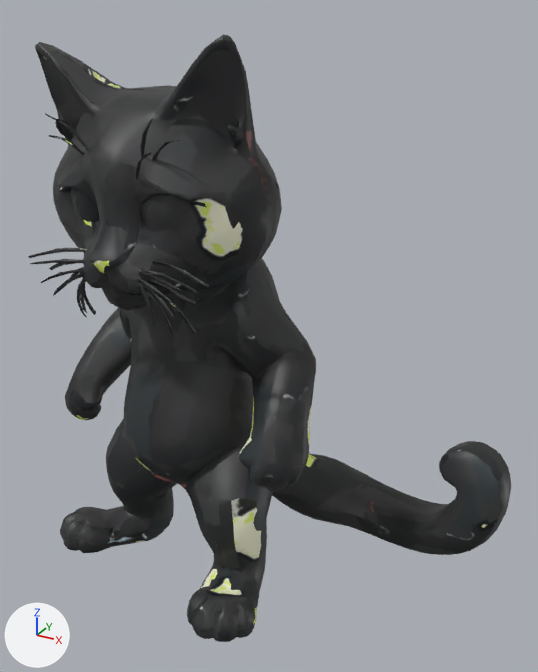
The glTF model assets/models/hero.glb, before and after one commit.
Rendered twice from a 50 mm camera at (1.053, -1.508, 1.495) aimed at (0.22, 0.005, 0.739). The lights are fixed; the arrows at lower left show +X, +Y and +Z. The older version comes first. Vertices at exactly the same position are counted once.

In view in the first picture: 'hero'.
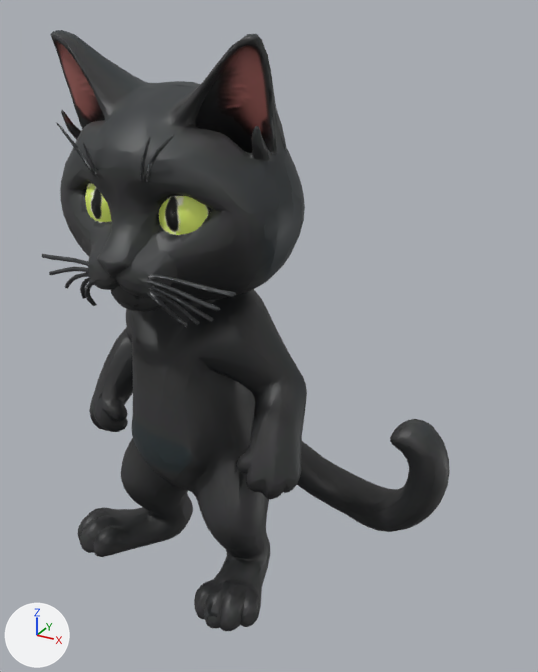
Location of each change, [x1, y1, x2, y2] in pixels of the pictures (538 x 672 px):
'hero', reshaped (15% narrower): before [28, 34, 511, 642]; after [41, 30, 450, 631]
part 1 of me_mesh_0, rebuilt (15% narrower): before [28, 34, 511, 642]; after [41, 30, 450, 631]
part 2 of me_mesh_0, added (mostly hidden): after [67, 44, 445, 625]
part 3 of me_mesh_0, deleted (mostly hidden): before [49, 117, 445, 508]

What changed in the scene script:
```text
Change me_mesh_0:
    used by ob_hero; location = (0.0, 0.0, 0.0)
    remove me_mesh_0.from_pydata(...)  # 23396 vertices, 29929 faces; spans x -0.369..0.815, y -0.41..0.41, z 0.0..1.45
    add me_mesh_0.from_pydata(...)  # 21326 vertices, 29997 faces; spans x -0.341..0.662, y -0.331..0.331, z 0.0..1.45
    me_mesh_0 part 1: the loose piece of 18558 vertices spanning x -0.369..0.815, y -0.41..0.41, z 0.0..1.45 is rebuilt with 10256 vertices and now spans x -0.341..0.662, y -0.331..0.331, z 0.0..1.45
    me_mesh_0 part 2: a new loose piece of 11058 vertices spanning x -0.336..0.657, y -0.326..0.327, z 0.005..1.446, in mat_material_0
    me_mesh_0 part 3: 121 loose pieces with 4838 vertices, spanning x -0.238..0.806, y -0.346..0.406, z 0.007..1.418, are deleted
    other edits to the shape of me_mesh_0 do not show in these pictures
```
